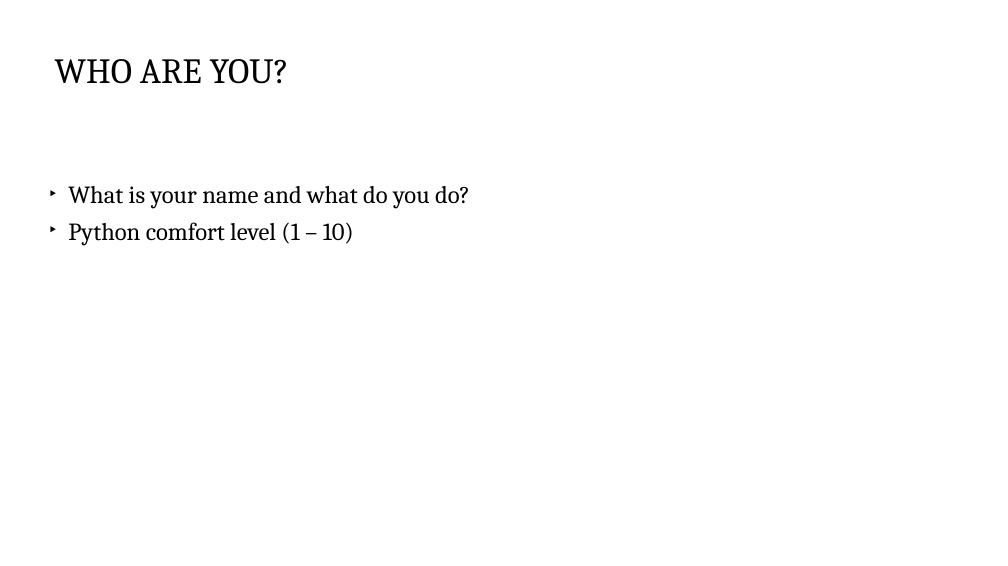
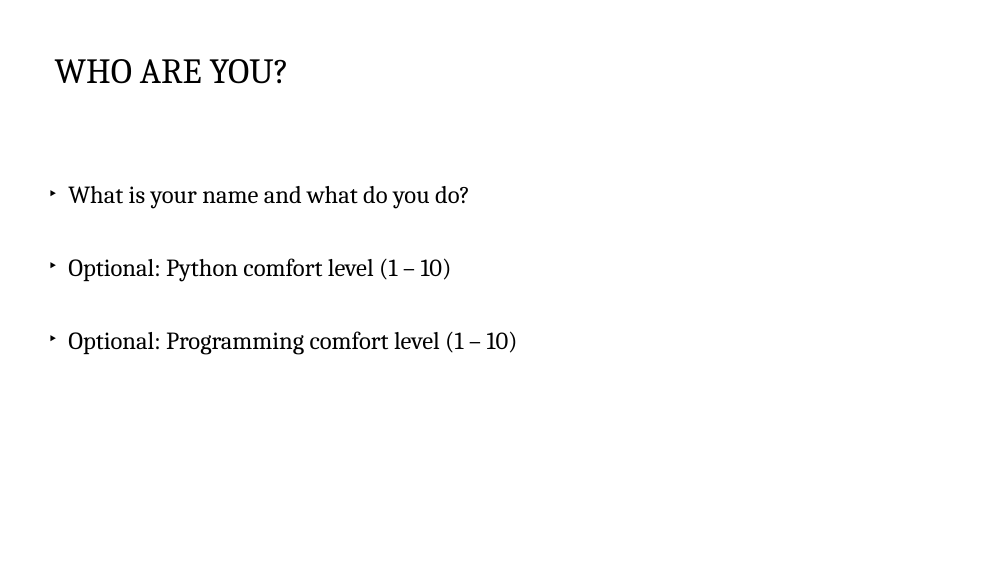
Before and after one commit to scottlittle/intro2python, a slide deck: slide 3 of Intro2Python.pptx. Drawn at 1008x566 pixels with LibreOffice and Linux fonts; fonts in the diff are those of the drawing. Boxes give left, top, right and bottom in pixels: in the first picture for what was removed or moved away, otherwise in the second. Text is boxed around its words. In the diff, an @@ line names an element or a change of style, - is before the commit and + after.

Commit message:
4th commit

```diff
--- a/Intro2Python.pptx
+++ b/Intro2Python.pptx
@@ text at bbox=[68, 258, 518, 354]: text changed @@
-  ‣ Python comfort level (1 – 10)
+  ‣ Optional: Python comfort level (1 – 10)
+  ‣ Optional: Programming comfort level (1 – 10)
```
